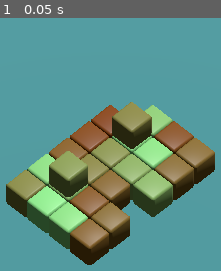
Above: before the commit, frame 1.
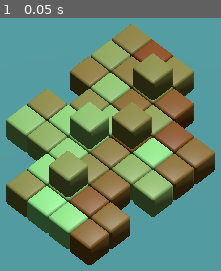
Above: after the commit, the same moment.

Repository: pdaulby/CubeWorld
Game: Godot game, scene res://scripts/world.tscn
The game is run twice, just before and just after one commit, with the same random seed, the same clock (stepped at 60 frames per second) and the same inputs.
Inputs:
- Up to frame 1 (0.05 s): no input

The runs differ from the first frame. In frame 1, 25% of the frame differs, in the area x 2-88%, y 2-57%.

Commit message:
world generation

Diff:
--- a/ground_cube.tscn
+++ b/scenes/ground_cube.tscn
@@ -1,29 +1,23 @@
 [gd_scene load_steps=5 format=3 uid="uid://0aeyiixqh43a"]
 
-[ext_resource type="PackedScene" uid="uid://dpicokj5tdxpt" path="res://3d/beveledCube.glb" id="1_fe0iu"]
-[ext_resource type="Script" path="res://scripts/colorBetween.gd" id="2_wc0ci"]
+[ext_resource type="Script" path="res://scripts/cubes/ground_cube.gd" id="1_8iicp"]
+[ext_resource type="PackedScene" uid="uid://dpicokj5tdxpt" path="res://3d/beveledCube.glb" id="2_ql16w"]
+[ext_resource type="Script" path="res://scripts/cubes/colorBetween.gd" id="3_pin2a"]
 
 [sub_resource type="BoxShape3D" id="BoxShape3D_gxq8i"]
 
-[sub_resource type="BoxMesh" id="BoxMesh_s2t8p"]
-
 [node name="GroundCube" type="StaticBody3D"]
 transform = Transform3D(1, 0.000205547, -0.000176113, -0.00020551, 1, 0.000191596, 0.000176156, -0.000191557, 1, 0, 0, 0)
+script = ExtResource("1_8iicp")
 
-[node name="beveledCube" parent="." instance=ExtResource("1_fe0iu")]
+[node name="beveledCube" parent="." instance=ExtResource("2_ql16w")]
 transform = Transform3D(0.5, 0, 0, 0, 0.5, 0, 0, 0, 0.5, 0, 0, 0)
 
 [node name="Cube" parent="beveledCube" index="0"]
-script = ExtResource("2_wc0ci")
+script = ExtResource("3_pin2a")
 
 [node name="CollisionShape3D" type="CollisionShape3D" parent="."]
 transform = Transform3D(1, 4.94916e-12, -2.50514e-11, -2.76248e-11, 1, -3.13405e-12, 0, -2.91038e-11, 1, 0, 0, 0)
 shape = SubResource("BoxShape3D_gxq8i")
 
-[node name="WhiteCube" type="MeshInstance3D" parent="."]
-transform = Transform3D(1, 4.95173e-12, -1.04995e-11, -1.30729e-11, 1, -3.13405e-12, 0, -1.45519e-11, 1, 0, 0, 0)
-visible = false
-mesh = SubResource("BoxMesh_s2t8p")
-skeleton = NodePath("../..")
-
 [editable path="beveledCube"]
--- a/scripts/ClickHandler.gd
+++ b/scripts/ClickHandler.gd
@@ -1,7 +1,6 @@
 extends Camera3D
 
 func _ready():
-	print_debug("hello")
 	pass # Replace with function body.
 
 # handle ui elements https://zhifez-lee.medium.com/godot-4-0-block-raycast-when-clicking-on-ui-b12bb4a1fbe0
--- a/scripts/world.gd
+++ b/scripts/cubes/ground_cube.gd
@@ -1,4 +1,4 @@
-extends Node3D
+extends StaticBody3D
 
 
 # Called when the node enters the scene tree for the first time.
--- /dev/null
+++ b/scripts/cubes/world.gd
@@ -0,0 +1,35 @@
+extends Node3D
+
+var scene: PackedScene = preload("res://scenes/ground_cube.tscn")
+
+func _ready():
+	call_deferred("_init_world")
+
+func _init_world():
+	_construct_world(World_Save.new())
+
+func _construct_world(save: World_Save):
+	var x = 0
+	for xyz in save.world:
+		var y = 0
+		for yz in xyz:
+			var z = 0
+			for zType in yz:
+				_create_item(zType, Vector3(x,y,z))
+				z = z + 1
+			y = y + 1
+		x = x + 1
+	pass
+
+func _create_item(type: int, itemPosition: Vector3):
+	match type:
+		0: #AIR
+			return
+		1: #BLOCK
+			_create_cube(itemPosition)
+
+func _create_cube(cubePosition: Vector3):
+	var cube = scene.instantiate()  as Node3D
+	cube.position = cubePosition
+
+	get_tree().root.add_child(cube)
--- /dev/null
+++ b/scripts/cubes/world_save.gd
@@ -0,0 +1,31 @@
+extends Resource
+
+class_name World_Save
+enum TYPE { AIR, BLOCK }
+
+@export var x: int = 4
+@export var y: int = 3
+@export var z: int = 6
+
+@export var world = [
+	[
+		[1,1,1,1,1,0],
+		[0,0,0,0,0,0],
+		[0,0,0,0,0,0],
+	],
+	[
+		[1,1,1,1,1,1],
+		[0,1,0,0,1,0],
+		[0,0,0,0,0,0],
+	],
+	[
+		[1,1,1,1,1,1],
+		[0,0,0,0,0,0],
+		[0,0,0,0,0,0],
+	],
+	[
+		[1,1,0,1,1,1],
+		[0,0,0,0,0,0],
+		[0,0,0,0,0,0],
+	],
+]
--- a/scripts/world.tscn
+++ b/scripts/world.tscn
@@ -1,7 +1,7 @@
 [gd_scene load_steps=7 format=3 uid="uid://d2lkua6f2ssfw"]
 
-[ext_resource type="Script" path="res://scripts/world.gd" id="1_cut3b"]
-[ext_resource type="PackedScene" uid="uid://0aeyiixqh43a" path="res://ground_cube.tscn" id="2_70cyh"]
+[ext_resource type="Script" path="res://scripts/cubes/world.gd" id="1_3khj0"]
+[ext_resource type="PackedScene" uid="uid://0aeyiixqh43a" path="res://scenes/ground_cube.tscn" id="2_70cyh"]
 [ext_resource type="Script" path="res://scripts/ClickHandler.gd" id="3_138lr"]
 
 [sub_resource type="PlaneMesh" id="PlaneMesh_ff7ja"]
@@ -13,7 +13,7 @@
 ambient_light_color = Color(0.290196, 0.662745, 1, 1)
 
 [node name="World" type="Node3D"]
-script = ExtResource("1_cut3b")
+script = ExtResource("1_3khj0")
 
 [node name="Environment" type="Node3D" parent="."]
 
@@ -33,6 +33,7 @@
 
 [node name="GroundCube2" parent="Environment/Cubes" instance=ExtResource("2_70cyh")]
 transform = Transform3D(1, 0.000205547, -0.000176113, -0.00020551, 1, 0.000191596, 0.000176156, -0.000191557, 1, 0, 2.08165e-12, 0)
+visible = false
 
 [node name="GroundCube3" parent="Environment/Cubes" instance=ExtResource("2_70cyh")]
 transform = Transform3D(1, 0.000205547, -0.000176113, -0.00020551, 1, 0.000191596, 0.000176156, -0.000191557, 1, 0, 2.08165e-12, -1)
Renamed: scripts/colorBetween.gd -> scripts/cubes/colorBetween.gd
